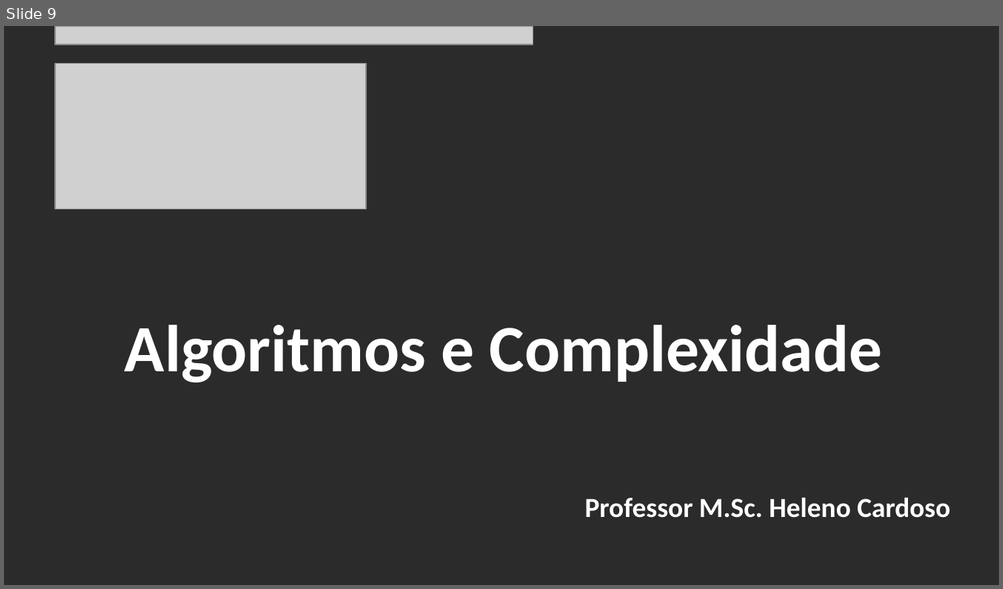
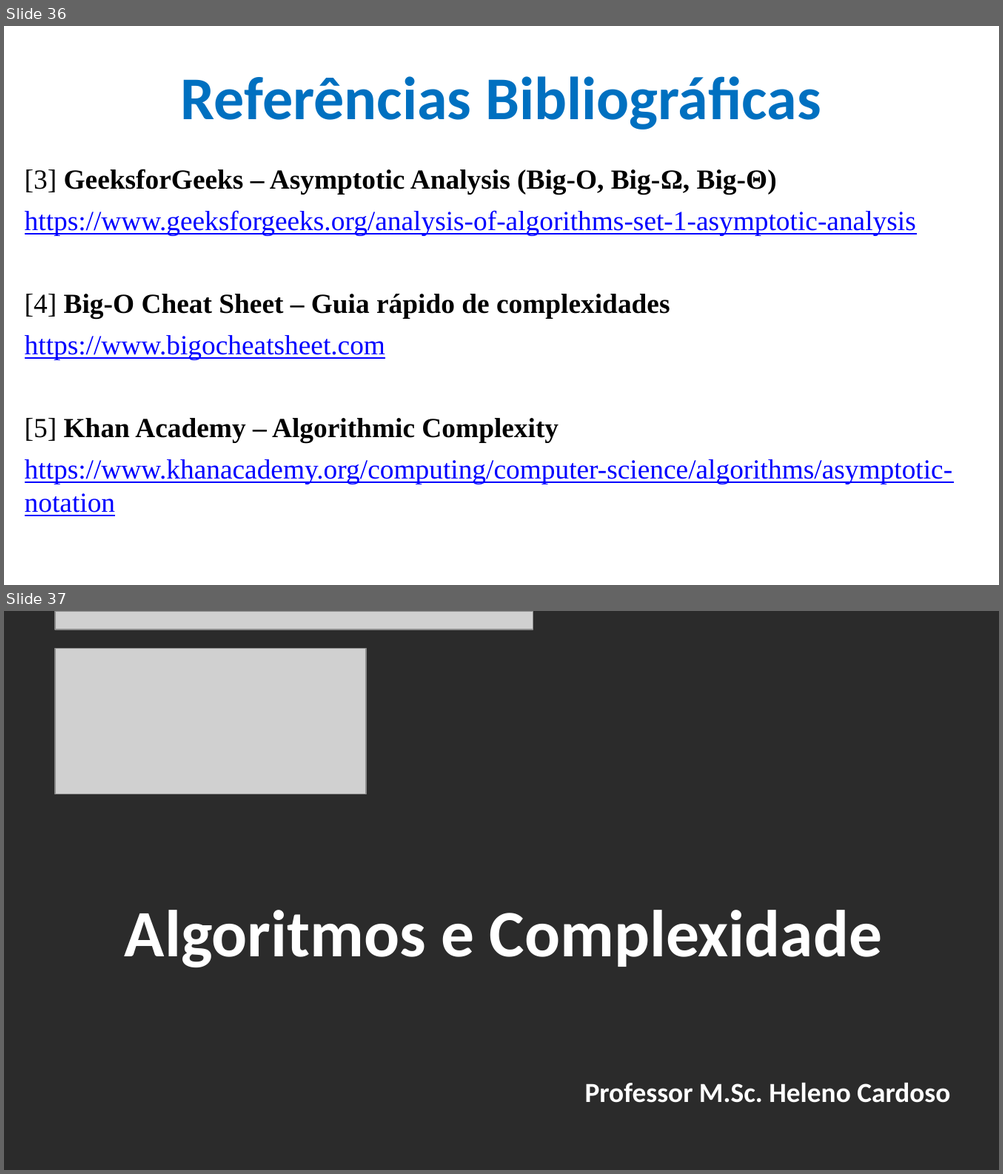
Before and after one commit to CloudEducationBrazil/WydenAlgoritmosEComplexidade, a slide deck: 01 Classes/Aula 05 - Algoritmos e Complexidade - Notação O e Função O.pptx. Shown one above the other, each under a label of ours: slide 9 before the commit, slides 36 and 37 after it. The pictures are 1003x589 and 1003x1174 pixels, drawn with LibreOffice and Linux fonts; fonts in the diff are those of the drawing; grey boxes stand for pictures; background and template pictures are left out; a plain dark background stands for a picture behind light text. Boxes give left, top, right and bottom in pixels: in the first picture for what was removed or moved away, otherwise in the second. Text is boxed around its words. In the diff, an @@ line names an element or a change of style, - is before the commit and + after.

```diff
--- a/01 Classes/Aula 05 - Algoritmos e Complexidade - Notação O e Função O.pptx
+++ b/01 Classes/Aula 05 - Algoritmos e Complexidade - Notação O e Função O.pptx
@@ slide 36 added at [4, 26, 999, 585], background picture (left out) @@
@@ title added at [181, 76, 821, 130], 44 pt, text #0070C0, bold @@
+Referências Bibliográficas
@@ text added at [25, 169, 952, 517], 20 pt, text #0000FF, underline @@
+[3] GeeksforGeeks – Asymptotic Analysis (Big-O, Big-Ω, Big-Θ)
+https://www.geeksforgeeks.org/analysis-of-algorithms-set-1-asymptotic-analysis
+[4] Big-O Cheat Sheet – Guia rápido de complexidades
+https://www.bigocheatsheet.com
+[5] Khan Academy – Algorithmic Complexity
+https://www.khanacademy.org/computing/computer-science/algorithms/asymptotic-notation
@@ what was slide 9 is now slide 37 @@
```
Also in this commit, not shown: 6 slides changed, 27 other slides added, 5 other files.
